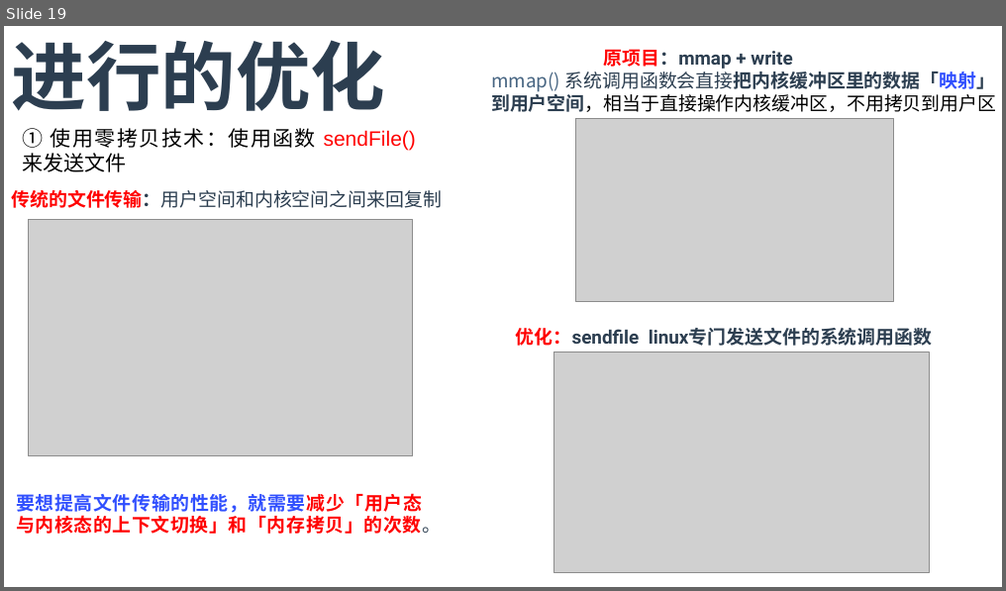
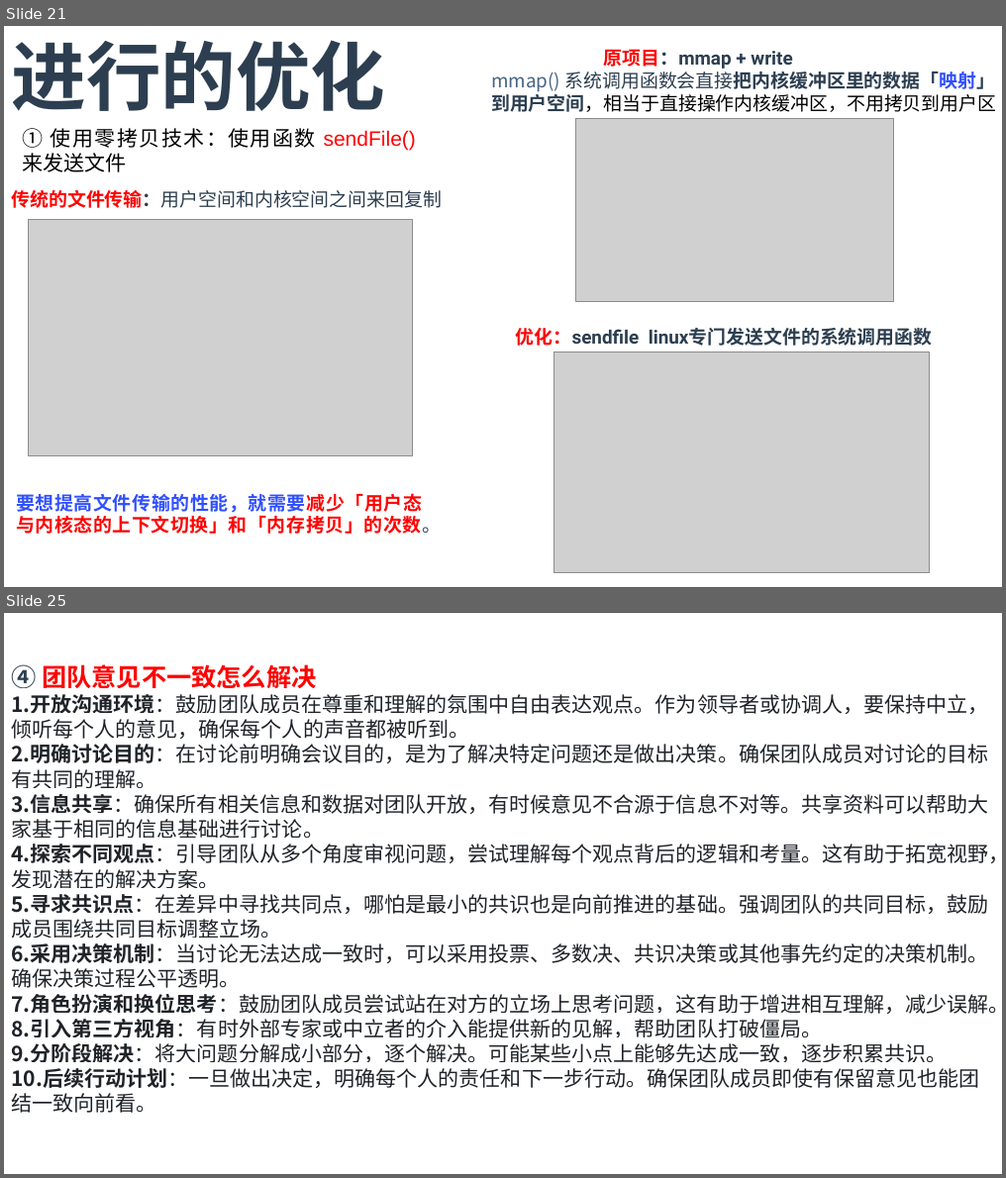
Before and after one commit to T0kisaki-Kurumi/LeetCode, a slide deck: 实习/面试.pptx. Shown one above the other, each under a label of ours: slide 19 before the commit, slides 21 and 25 after it; the slides between them are not shown. The pictures are 1006x591 and 1006x1178 pixels, drawn with LibreOffice and Linux fonts; fonts in the diff are those of the drawing; grey boxes stand for pictures. Boxes give left, top, right and bottom in pixels: in the first picture for what was removed or moved away, otherwise in the second. Text is boxed around its words. In the diff, an @@ line names an element or a change of style, - is before the commit and + after.

```diff
--- a/实习/面试.pptx
+++ b/实习/面试.pptx
@@ slide 25 added at (4, 613, 1002, 1174), background #FFFFFF @@
@@ text added at (11, 664, 1002, 1113), 20 pt, text #1F2328 @@
+④ 团队意见不一致怎么解决
+1. 开放沟通环境：鼓励团队成员在尊重和理解的氛围中自由表达观点。作为领导者或协调人，要保持中立，倾听每个人的意见，确保每个人的声音都被听到。
+2. 明确讨论目的：在讨论前明确会议目的，是为了解决特定问题还是做出决策。确保团队成员对讨论的目标有共同的理解。
+3. 信息共享：确保所有相关信息和数据对团队开放，有时候意见不合源于信息不对等。共享资料可以帮助大家基于相同的信息基础进行讨论。
+4. 探索不同观点：引导团队从多个角度审视问题，尝试理解每个观点背后的逻辑和考量。这有助于拓宽视野，发现潜在的解决方案。
+5. 寻求共识点：在差异中寻找共同点，哪怕是最小的共识也是向前推进的基础。强调团队的共同目标，鼓励成员围绕共同目标调整立场。
+6. 采用决策机制：当讨论无法达成一致时，可以采用投票、多数决、共识决策或其他事先约定的决策机制。确保决策过程公平透明。
+7. 角色扮演和换位思考：鼓励团队成员尝试站在对方的立场上思考问题，这有助于增进相互理解，减少误解。
+8. 引入第三方视角：有时外部专家或中立者的介入能提供新的见解，帮助团队打破僵局。
+9. 分阶段解决：将大问题分解成小部分，逐个解决。可能某些小点上能够先达成一致，逐步积累共识。
+10. 后续行动计划：一旦做出决定，明确每个人的责任和下一步行动。确保团队成员即使有保留意见也能团结一致向前看。
@@ what was slide 19 is now slide 21 @@
```
Also in this commit, not shown: 2 slides changed, 10 other slides added, 5 other files.
